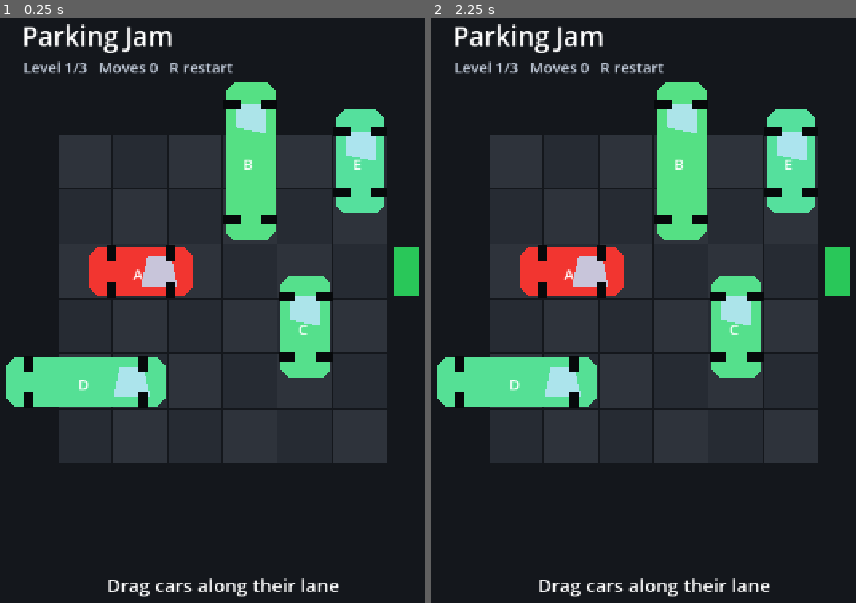
Above: before the commit, frames 1-2 (left to right).
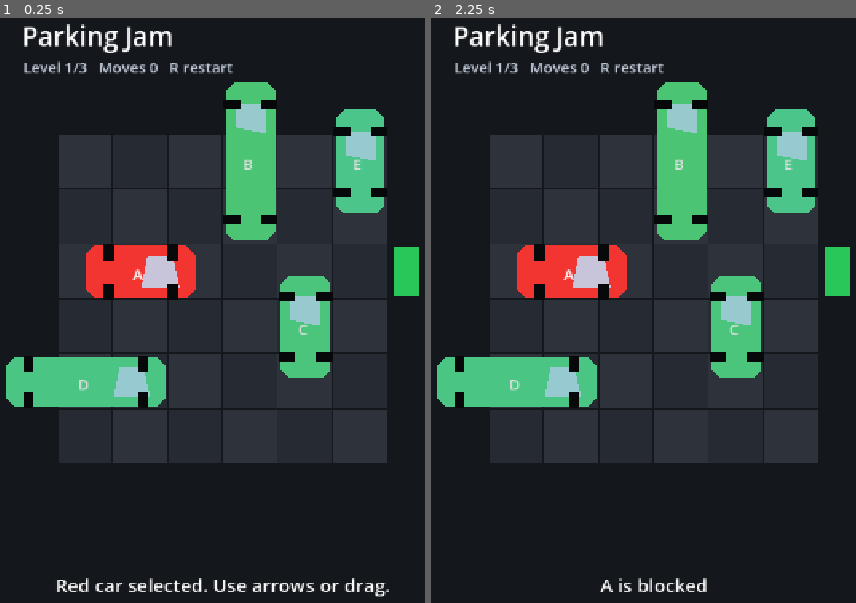
Above: after the commit, the same moments.

Repository: hpant5/Games
Game: Godot game, scene res://scenes/main.tscn
The game is run twice, just before and just after one commit, with the same random seed, the same clock (stepped at 60 frames per second) and the same inputs.
Inputs (mouse positions are in pixels of both pictures, inside the frame that each line leads up to):
- Up to frame 1 (0.25 s): no input
- Up to frame 2 (2.25 s): tap Enter at 0.5 s; drag from (571, 269) to (681, 164) at 0.52 s; tap R (restart_level) at 1.25, 2 s; drag from (681, 164) to (571, 269) at 1.27 s; hold Right from 2.03 s (still down); click (571, 269) at 2.17 s

The runs differ from the first frame. In frame 1, 11% of the frame differs, in the area x 1-92%, y 10-99%; in frame 2, 10%.

Commit message:
Make keyboard car controls reliable

Diff:
--- a/scripts/main.gd
+++ b/scripts/main.gd
@@ -21,7 +21,7 @@
 func _ready() -> void:
 	load_level(level_index)
 
-func _unhandled_input(event: InputEvent) -> void:
+func _input(event: InputEvent) -> void:
 	if Input.is_action_just_pressed("restart_level"):
 		load_level(level_index)
 	if completed:
@@ -29,14 +29,9 @@
 	if selected_car == null:
 		return
 	if event is InputEventKey and event.pressed:
-		if event.keycode == KEY_LEFT:
-			try_move(selected_car, -1)
-		elif event.keycode == KEY_RIGHT:
-			try_move(selected_car, 1)
-		elif event.keycode == KEY_UP:
-			try_move(selected_car, -1)
-		elif event.keycode == KEY_DOWN:
-			try_move(selected_car, 1)
+		var direction := _direction_from_key(event.keycode)
+		if direction != 0:
+			try_move(selected_car, direction)
 
 func load_level(index: int) -> void:
 	completed = false
@@ -56,15 +51,18 @@
 	level_data = parsed
 	_build_board()
 	_spawn_cars()
+	_select_target_car()
 	_update_hud()
-	message.text = "Drag cars along their lane"
+	message.text = "Red car selected. Use arrows or drag."
 
 func try_move(car: Node, direction: int) -> void:
 	var delta := Vector2i(direction, 0) if car.orientation == "h" else Vector2i(0, direction)
 	if not _can_move(car, delta):
+		message.text = "%s is blocked" % car.car_id
 		return
 	car.set_grid_position(car.grid_position + delta)
 	moves += 1
+	message.text = "Moved %s" % car.car_id
 	_update_hud()
 	_check_win(car)
 
@@ -123,13 +121,36 @@
 		car.drag_requested.connect(try_move)
 		cars.append(car)
 
+func _select_target_car() -> void:
+	for car in cars:
+		if car.target:
+			_select_car(car)
+			return
+	if not cars.is_empty():
+		_select_car(cars[0])
+
 func _select_car(car: Node) -> void:
 	selected_car = car
 	for item in cars:
-		item.modulate = Color(1, 1, 1, 1)
-	car.modulate = Color(1.15, 1.15, 1.15, 1)
+		item.scale = Vector2.ONE
+		item.modulate = Color(0.88, 0.88, 0.88, 1)
+	car.scale = Vector2(1.06, 1.06)
+	car.modulate = Color(1, 1, 1, 1)
 	message.text = "Selected %s" % car.car_id
 
 func _update_hud() -> void:
 	title.text = "Parking Jam"
 	hud.text = "Level %d/%d   Moves %d   R restart" % [level_index, max_levels, moves]
+
+func _direction_from_key(keycode: Key) -> int:
+	if selected_car.orientation == "h":
+		if keycode == KEY_LEFT:
+			return -1
+		if keycode == KEY_RIGHT:
+			return 1
+	elif selected_car.orientation == "v":
+		if keycode == KEY_UP:
+			return -1
+		if keycode == KEY_DOWN:
+			return 1
+	return 0
